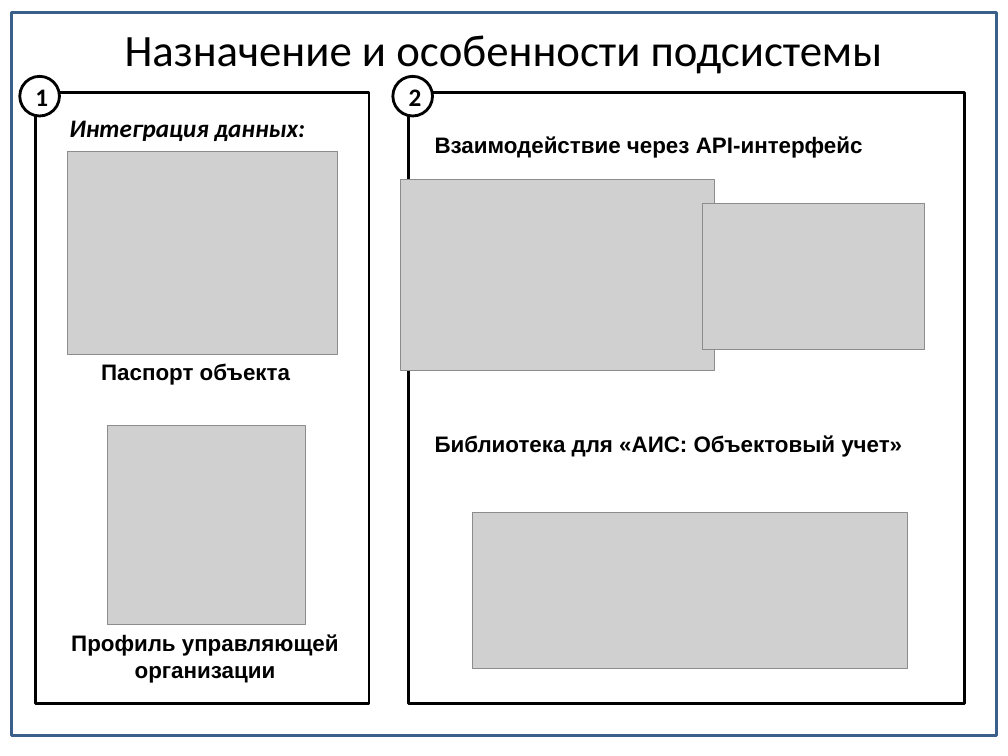
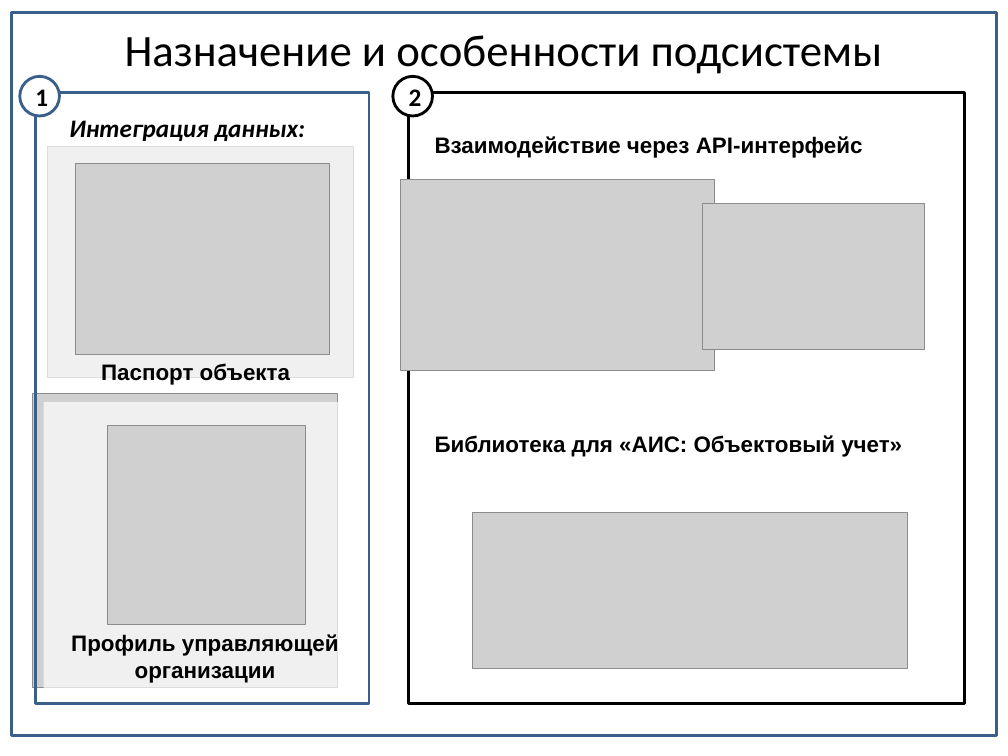
Before and after one commit to Alexeyyy/Diploma_doc, a slide deck: slide 3 of Презентация/Боевая/Раздатка.pptx. Drawn at 1008x756 pixels with LibreOffice and Linux fonts; fonts in the diff are those of the drawing; grey boxes stand for pictures. Boxes give left, top, right and bottom in pixels: in the first picture for what was removed or moved away, otherwise in the second. Text is boxed around its words. In the diff, an @@ line names an element or a change of style, - is before the commit and + after.

```diff
--- a/Презентация/Боевая/Раздатка.pptx
+++ b/Презентация/Боевая/Раздатка.pptx
@@ ellipse "1" at <box>20,77,59,116</box>: outline #000000 2 pt to #3A5F8C 2 pt @@
@@ rectangle at <box>35,93,369,704</box>: outline #000000 2 pt to #3A5F8C 2 pt @@
@@ rectangle added at <box>43,132,361,386</box>, fill #FFFFFF at 70% opacity @@
@@ picture added at <box>47,146,353,378</box> @@
@@ picture: place and size @@
-picture at <box>68,152,338,355</box>
+picture at <box>76,163,330,354</box>
@@ picture added at <box>32,394,338,687</box> @@
@@ rectangle added at <box>43,402,353,696</box>, fill #FFFFFF at 70% opacity @@
```
Also in this commit, not shown: 1 other slide changed, 2 slides added, 5 other files.
